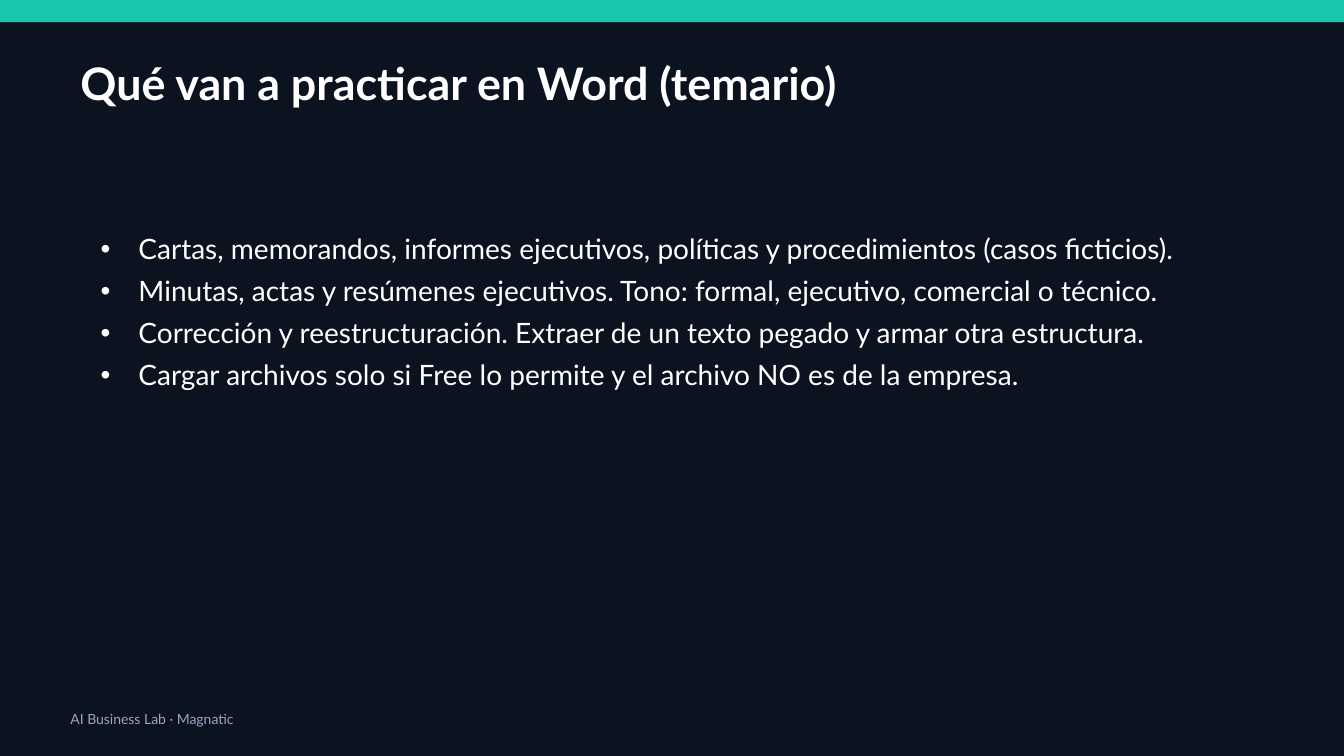
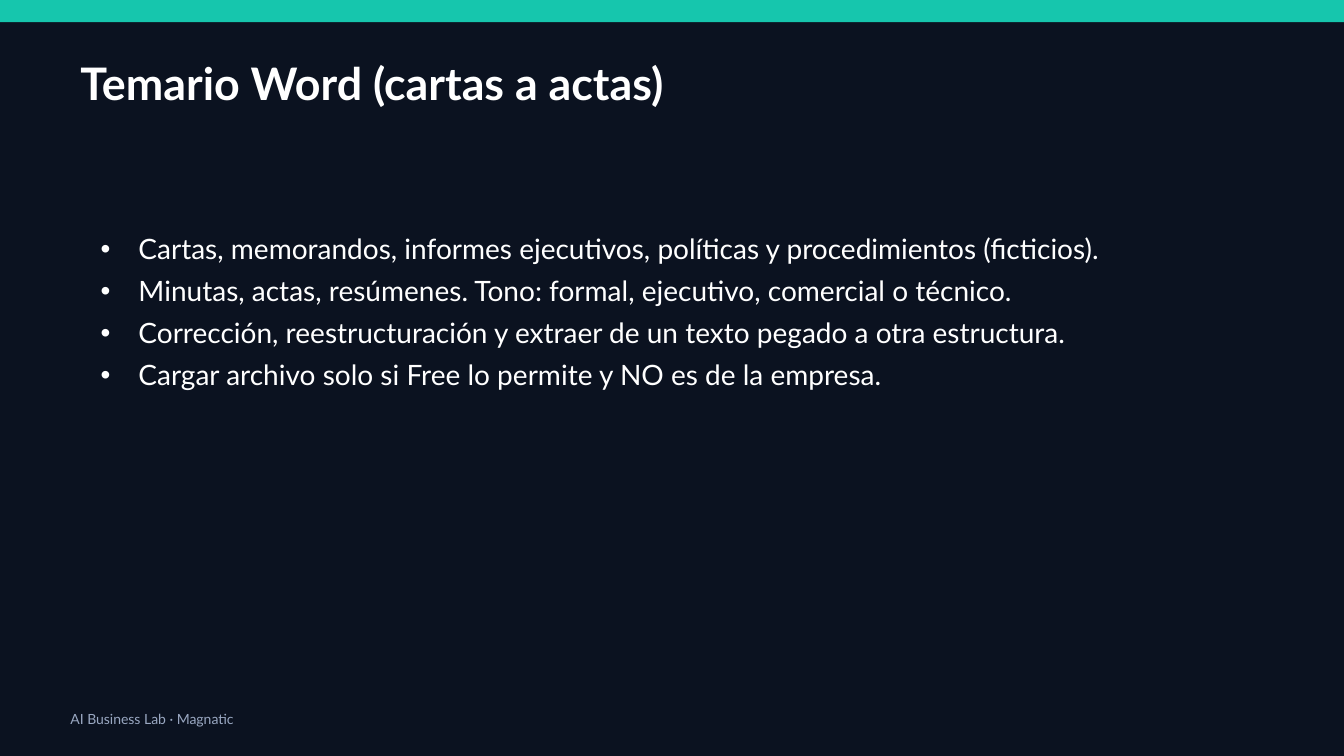
Before and after one commit to xander0408/CURSOS, a slide deck: slide 36 of AI-Business-Lab-Presentacion.pptx (slide 31 before the commit). Drawn at 1344x756 pixels with LibreOffice and Linux fonts; fonts in the diff are those of the drawing. Boxes give left, top, right and bottom in pixels: in the first picture for what was removed or moved away, otherwise in the second. Text is boxed around its words. In the diff, an @@ line names an element or a change of style, - is before the commit and + after.

```diff
--- a/AI-Business-Lab-Presentacion.pptx
+++ b/AI-Business-Lab-Presentacion.pptx
@@ text at [80,65,664,107]: text changed @@
-Qué van a practicar en Word (temario)
+Temario Word (cartas a actas)
@@ text at [138,237,1098,390]: text changed @@
-• Cartas, memorandos, informes ejecutivos, políticas y procedimientos (casos ficticios).
-• Minutas, actas y resúmenes ejecutivos. Tono: formal, ejecutivo, comercial o técnico.
-• Corrección y reestructuración. Extraer de un texto pegado y armar otra estructura.
-• Cargar archivos solo si Free lo permite y el archivo NO es de la empresa.
+• Cartas, memorandos, informes ejecutivos, políticas y procedimientos (ficticios).
+• Minutas, actas, resúmenes. Tono: formal, ejecutivo, comercial o técnico.
+• Corrección, reestructuración y extraer de un texto pegado a otra estructura.
+• Cargar archivo solo si Free lo permite y NO es de la empresa.
```
Also in this commit, not shown: 37 other slides changed, 10 slides added, 14 slides removed, 1 other file.
